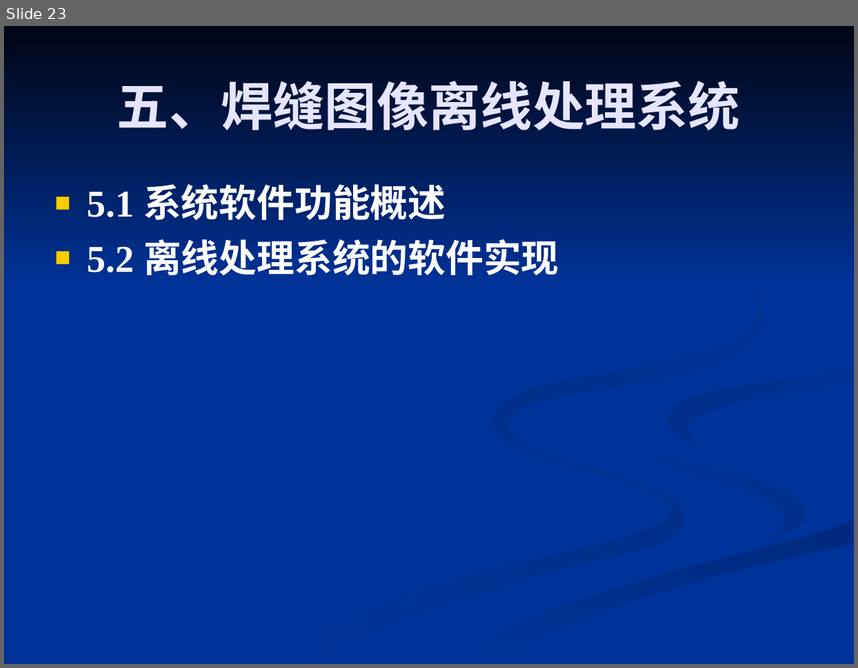
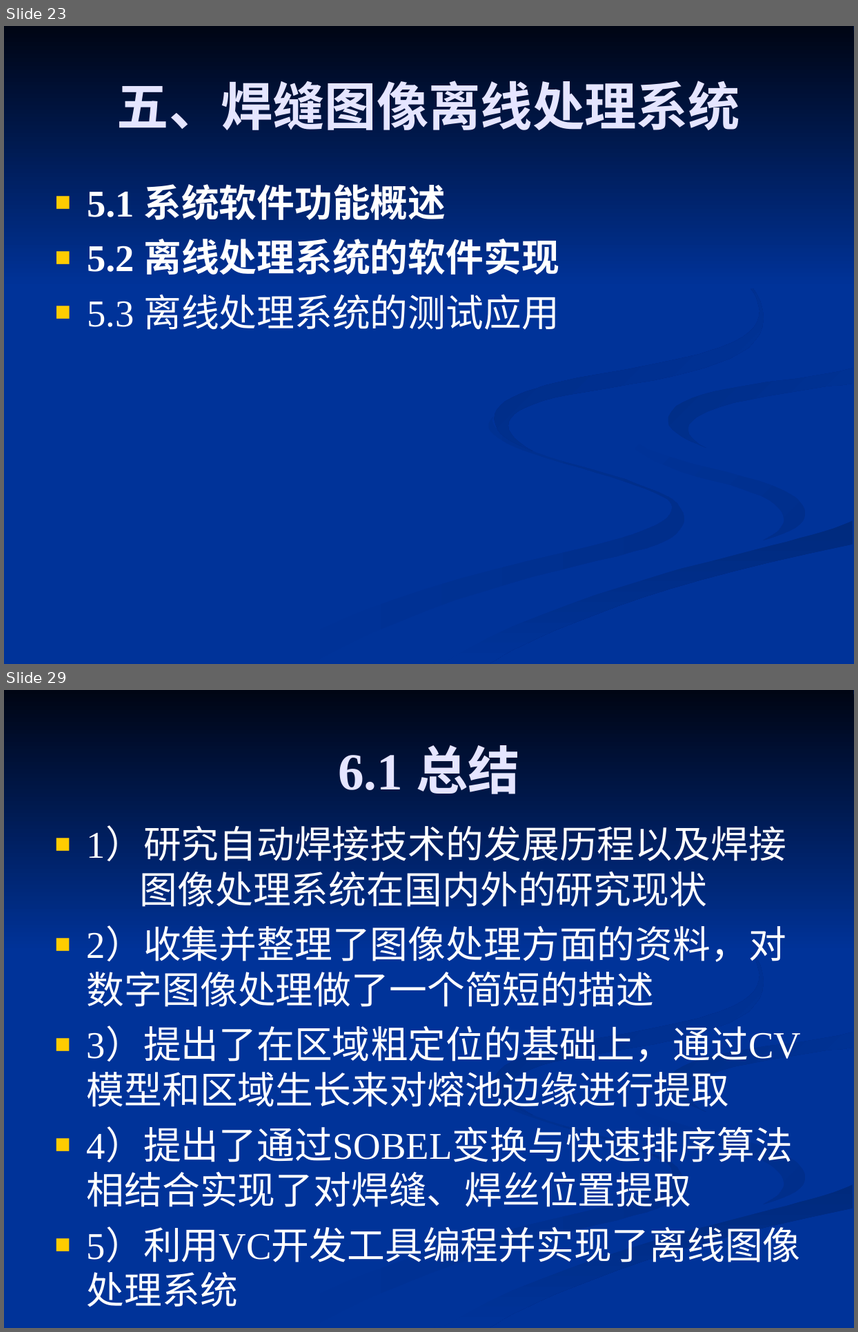
Before and after one commit to 61--/weiyanmin, a slide deck: 工程硕士/基于被动光的管道打底MIG焊焊缝图像处理算法的研究.ppt. Shown one above the other, each under a label of ours: slide 23 before the commit, slides 23 and 29 after it; the slides between them are not shown. The pictures are 858x668 and 858x1332 pixels, drawn with LibreOffice and Linux fonts; fonts in the diff are those of the drawing. Boxes give left, top, right and bottom in pixels: in the first picture for what was removed or moved away, otherwise in the second. Text is boxed around its words. In the diff, an @@ line names an element or a change of style, - is before the commit and + after.

```diff
--- a/工程硕士/基于被动光的管道打底MIG焊焊缝图像处理算法的研究.ppt
+++ b/工程硕士/基于被动光的管道打底MIG焊焊缝图像处理算法的研究.ppt
@@ slide 29 added at bbox=[4, 690, 854, 1328], background #003399; not listed: 7 template elements that a slide beside it also shows @@
@@ title added at bbox=[338, 745, 520, 794], 44 pt, text #E5E5FF, bold @@
+6.1 总结
@@ text added at bbox=[87, 829, 801, 1307], 32 pt, text #FFFFFF @@
+■ 1）研究自动焊接技术的发展历程以及焊接 图像处理系统在国内外的研究现状
+■ 2）收集并整理了图像处理方面的资料，对 数字图像处理做了一个简短的描述
+■ 3）提出了在区域粗定位的基础上，通过CV 模型和区域生长来对熔池边缘进行提取
+■ 4）提出了通过SOBEL变换与快速排序算法 相结合实现了对焊缝、焊丝位置提取
+■ 5）利用VC开发工具编程并实现了离线图像 处理系统
@@ slide 23 changed as well @@
@@ freeform shape at bbox=[495, 224, 764, 451]: fill gradient #003399 to #002B81 to gradient #002B82 to #003399 @@
@@ text at bbox=[87, 294, 559, 330]: paragraph added @@
+■ 5.3 离线处理系统的测试应用
```
Also in this commit, not shown: 23 other slides changed, 7 other slides added.
